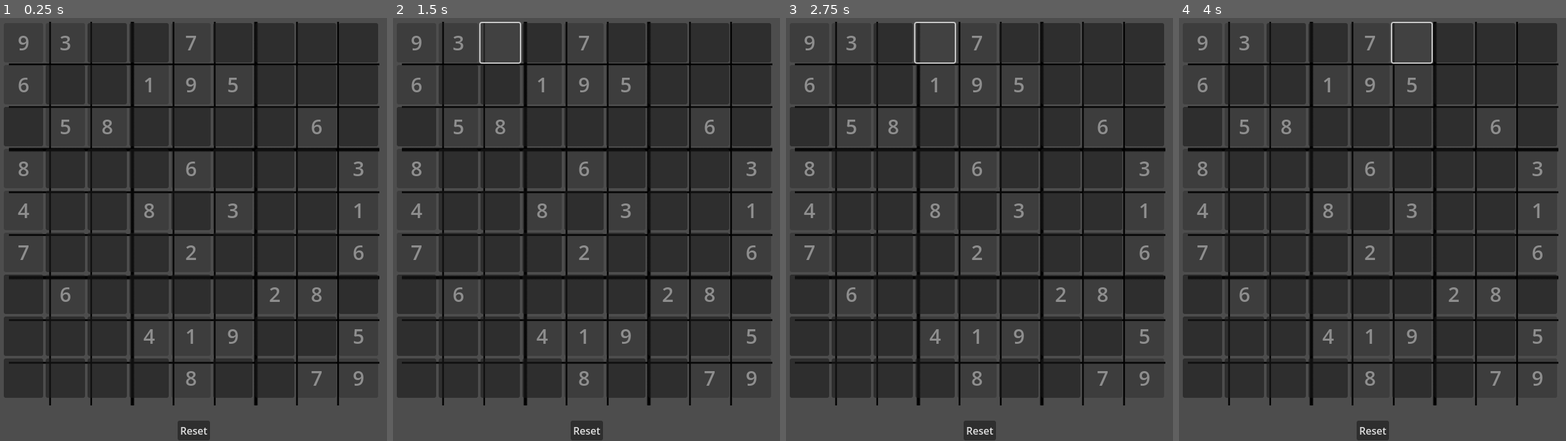
Above: before the commit, frames 1-4 (left to right).
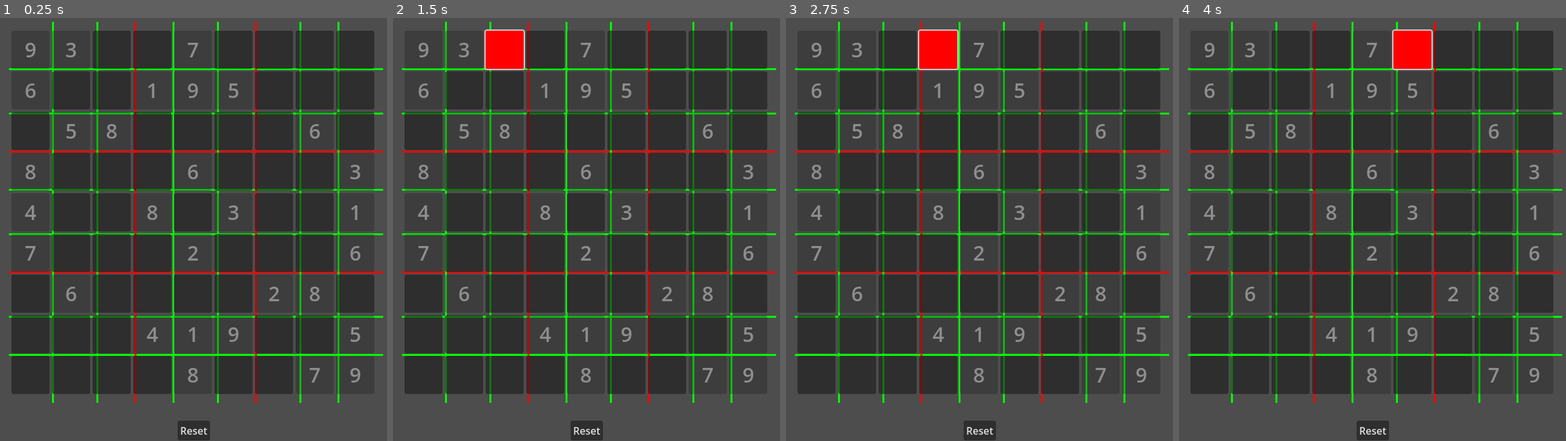
Above: after the commit, the same moments.

Repository: Ercan-Ozturk/sudokuapp
Game: Godot game, scene res://sudoku.tscn
Two runs of this game, one before a commit and one after it. Both use one fixed random seed, a clock stepped at 60 frames per second and the inputs below.
Inputs (mouse positions are in pixels of both pictures, inside the frame that each line leads up to):
- Up to frame 1 (0.25 s): no input
- Up to frame 2 (1.5 s): click (501, 43) at 0.52 s; click (505, 51) at 1.27 s
- Up to frame 3 (2.75 s): click (936, 43) at 2.02 s
- Up to frame 4 (4 s): click (1329, 51) at 2.77 s; click (1411, 43) at 3.52 s

The runs differ from the first frame. In frame 1, 21% of the frame differs, in the area x 0-100%, y 0-92%; in frame 2, 22%; in frame 3, 22%; in frame 4, 22%.

Commit message:
Hover color change and grid drawing

Diff:
--- a/sudoku.gd
+++ b/sudoku.gd
@@ -20,6 +20,7 @@
 func _ready():
 	resetButton.pressed.connect(_onResetGridButtonPressed)
 	populateGrid()
+	_draw()
 
 func createButton(val, isInit, pos:Vector2i):
 	if val == 0:
@@ -28,10 +29,15 @@
 	button.text = str(val)
 	if isInit:
 		button.disabled = true
-
+	var styling = StyleBoxFlat.new()
+	styling.bg_color = Color("red")
+	button.add_theme_stylebox_override("hover", styling)
+	#button.remove_theme_stylebox_override("normal")
+	#button.set("custom_styles/normal",styling)
 	button.set("theme_override_font_sizes/font_size", 32)
 	button.set("theme_override_colors/font_color", Color("yellow"))
-	button.custom_minimum_size = Vector2i(62, 62)
+
+	button.custom_minimum_size = Vector2i(60, 60)
 	button.pressed.connect(onButtonPressed.bind(pos))
 	grid.add_child(button)
 	return button
@@ -90,7 +96,29 @@
 
 	populateGrid()
 
+func _draw():
+	const START_X = 70
+	const START_Y = 65
+	const OFFSET = 10
+	const BUTTON_SIZE = 60
+	const VERTICAL_START = 60
+	draw_line(Vector2(START_X, START_Y + BUTTON_SIZE+OFFSET), Vector2(660, START_Y + BUTTON_SIZE + OFFSET), Color.GREEN, 3.0)
+	draw_line(Vector2(START_X, START_Y + BUTTON_SIZE*2 + OFFSET*2), Vector2(660, START_Y + BUTTON_SIZE*2 + OFFSET*2), Color.GREEN, 3.0)
+	draw_line(Vector2(START_X, START_Y + BUTTON_SIZE*3 + OFFSET*2), Vector2(660, START_Y + BUTTON_SIZE*3 + OFFSET*2), Color.RED, 3.0)
+	draw_line(Vector2(START_X, START_Y + BUTTON_SIZE*4 + OFFSET*2), Vector2(660, START_Y + BUTTON_SIZE*4 + OFFSET*2), Color.GREEN, 3.0)
+	draw_line(Vector2(START_X, START_Y + BUTTON_SIZE*5 + OFFSET*3), Vector2(660, START_Y + BUTTON_SIZE*5 + OFFSET*3), Color.GREEN, 3.0)
+	draw_line(Vector2(START_X, START_Y + BUTTON_SIZE*6 + OFFSET*3), Vector2(660, START_Y + BUTTON_SIZE*6 + OFFSET*3), Color.RED, 3.0)
+	draw_line(Vector2(START_X, START_Y + BUTTON_SIZE*7 + OFFSET*4), Vector2(660, START_Y + BUTTON_SIZE*7 + OFFSET*4), Color.GREEN, 3.0)
+	draw_line(Vector2(START_X, START_Y + BUTTON_SIZE*8 + OFFSET*4), Vector2(660, START_Y + BUTTON_SIZE*8 + OFFSET*4), Color.GREEN, 3.0)
 
+	draw_line(Vector2(START_X + BUTTON_SIZE+OFFSET, VERTICAL_START), Vector2(START_X + BUTTON_SIZE + OFFSET, 660), Color.GREEN, 3.0)
+	draw_line(Vector2(START_X + BUTTON_SIZE*2 + OFFSET*2, VERTICAL_START), Vector2(START_X + BUTTON_SIZE*2 + OFFSET*2, 660), Color.GREEN, 3.0)
+	draw_line(Vector2(START_X + BUTTON_SIZE*3 + OFFSET*2, VERTICAL_START), Vector2(START_X + BUTTON_SIZE*3 + OFFSET*2, 660), Color.RED, 3.0)
+	draw_line(Vector2(START_X + BUTTON_SIZE*4 + OFFSET*2, VERTICAL_START), Vector2(START_X + BUTTON_SIZE*4 + OFFSET*2, 660), Color.GREEN, 3.0)
+	draw_line(Vector2(START_X + BUTTON_SIZE*5 + OFFSET*3, VERTICAL_START), Vector2(START_X + BUTTON_SIZE*5 + OFFSET*3, 660), Color.GREEN, 3.0)
+	draw_line(Vector2(START_X + BUTTON_SIZE*6 + OFFSET*3, VERTICAL_START), Vector2(START_X + BUTTON_SIZE*6 + OFFSET*3, 660), Color.RED, 3.0)
+	draw_line(Vector2(START_X + BUTTON_SIZE*7 + OFFSET*4, VERTICAL_START), Vector2(START_X + BUTTON_SIZE*7 + OFFSET*4, 660), Color.GREEN, 3.0)
+	draw_line(Vector2(START_X + BUTTON_SIZE*8 + OFFSET*4, VERTICAL_START), Vector2(START_X + BUTTON_SIZE*8 + OFFSET*4, 660), Color.GREEN, 3.0)
 func inputProcess(val):
 	if selectedButton:
 		if checkIfValid(selectedButton.x, selectedButton.y, val):
--- a/sudoku.tscn
+++ b/sudoku.tscn
@@ -1,28 +1,31 @@
 [gd_scene load_steps=3 format=3 uid="uid://cwefit04l3ghy"]
 
 [ext_resource type="Script" uid="uid://bxq5smsb4pum7" path="res://sudoku.gd" id="1_rdrvq"]
-[ext_resource type="Texture2D" uid="uid://cxoxl7k77xo11" path="res://Sudoku-Grid.png" id="2_23bkm"]
+
+[sub_resource type="Theme" id="Theme_23bkm"]
 
 [node name="Sudoku" type="Node2D"]
 script = ExtResource("1_rdrvq")
 
 [node name="GridContainer" type="GridContainer" parent="."]
-offset_left = 62.0
-offset_top = 62.0
-offset_right = 136.0
-offset_bottom = 128.0
+anchors_preset = 8
+anchor_left = 0.5
+anchor_top = 0.5
+anchor_right = 0.5
+anchor_bottom = 0.5
+offset_left = 360.0
+offset_top = 360.0
+offset_right = 360.0
+offset_bottom = 360.0
+grow_horizontal = 2
+grow_vertical = 2
 columns = 9
-
-[node name="Sudoku-grid" type="Sprite2D" parent="."]
-z_index = -2
-position = Vector2(362, 362)
-scale = Vector2(0.57, 0.59)
-texture = ExtResource("2_23bkm")
 
 [node name="Button" type="Button" parent="."]
 offset_left = 336.0
 offset_top = 688.0
 offset_right = 387.0
 offset_bottom = 719.0
+theme = SubResource("Theme_23bkm")
 text = "Reset
 "
